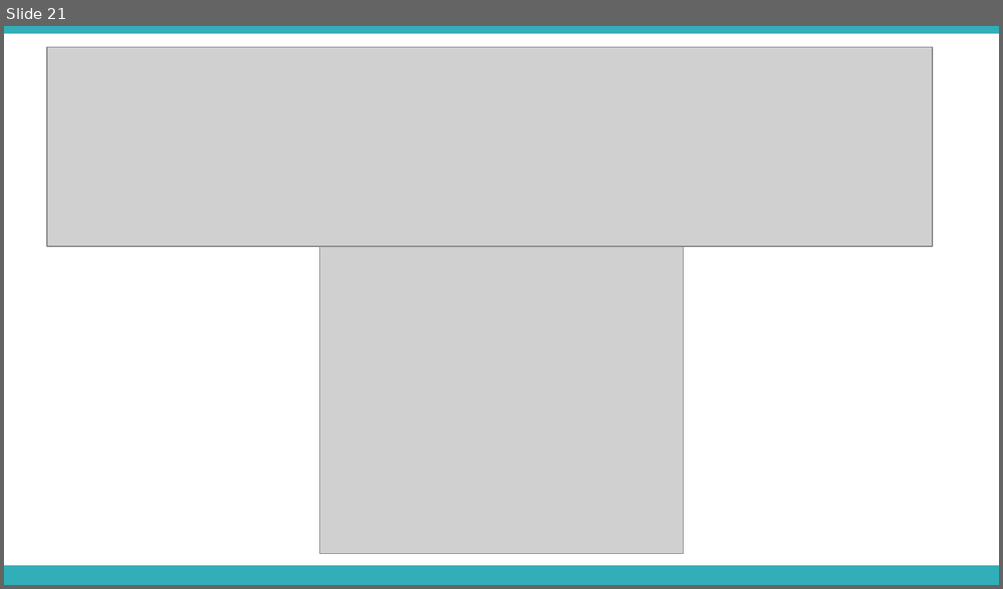
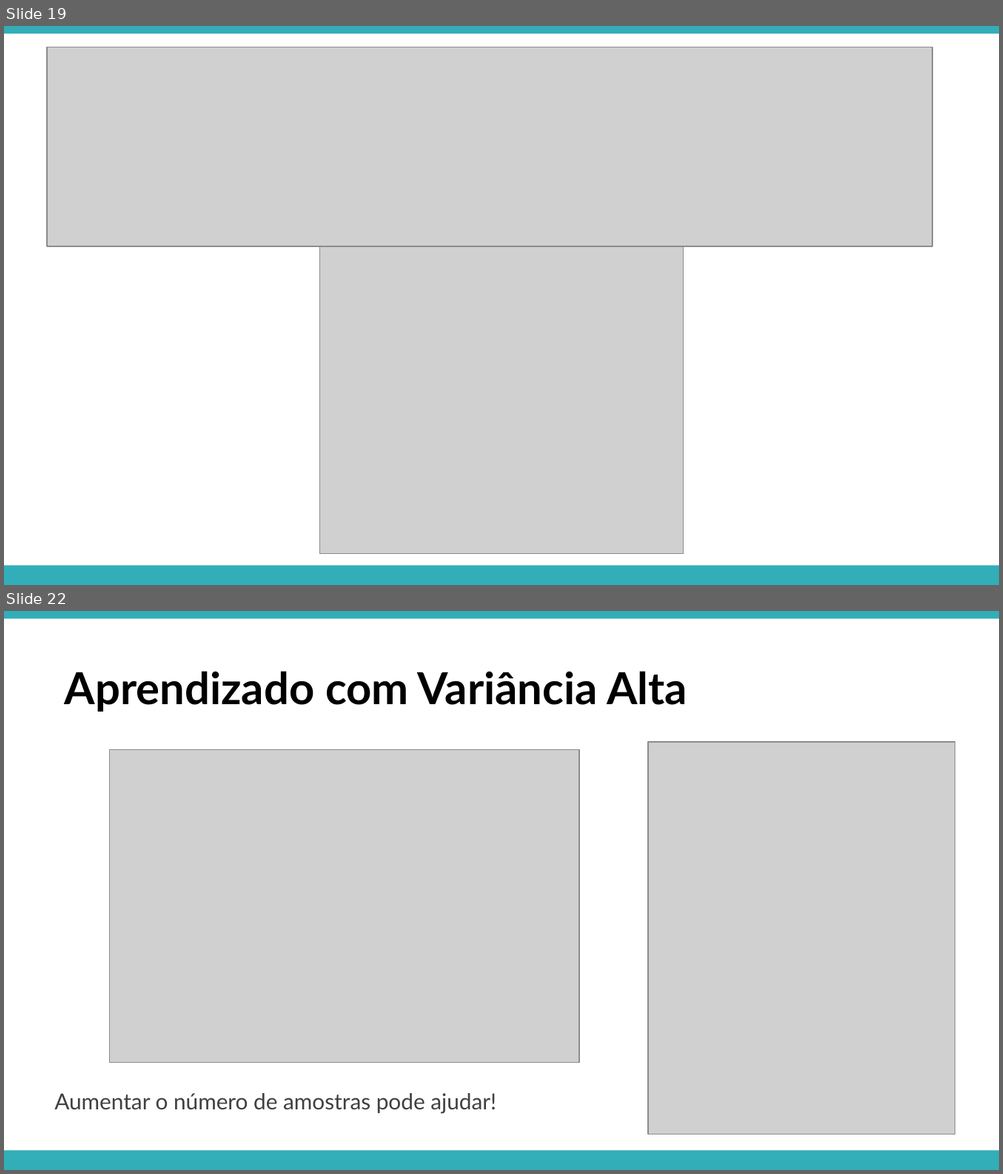
Before and after one commit to APILASTRI/coursera-stanford, a slide deck: machine-learning/notations/semana-6/presentation/09-ml-advices.pptx. Shown one above the other, each under a label of ours: slide 21 before the commit, slides 19 and 22 after it; the slides between them are not shown. The pictures are 1003x589 and 1003x1174 pixels, drawn with LibreOffice and Linux fonts; fonts in the diff are those of the drawing; grey boxes stand for pictures. Boxes give left, top, right and bottom in pixels: in the first picture for what was removed or moved away, otherwise in the second. Text is boxed around its words. In the diff, an @@ line names an element or a change of style, - is before the commit and + after.

```diff
--- a/machine-learning/notations/semana-6/presentation/09-ml-advices.pptx
+++ b/machine-learning/notations/semana-6/presentation/09-ml-advices.pptx
@@ slide 22 added at box(4, 611, 999, 1170), background #FFFFFF; not listed: 2 template elements that a slide beside it also shows @@
@@ text added at box(65, 671, 687, 712), 32 pt, text #000000, bold @@
+Aprendizado com Variância Alta
@@ picture added at box(648, 742, 954, 1135) @@
@@ picture added at box(109, 750, 579, 1064) @@
@@ text added at box(54, 1093, 496, 1114), 16 pt, text #404040 @@
+Aumentar o número de amostras pode ajudar!
@@ what was slide 21 is now slide 19 @@
```
Also in this commit, not shown: 3 slides changed, 4 other slides added, 2 slides removed, 36 other files.
